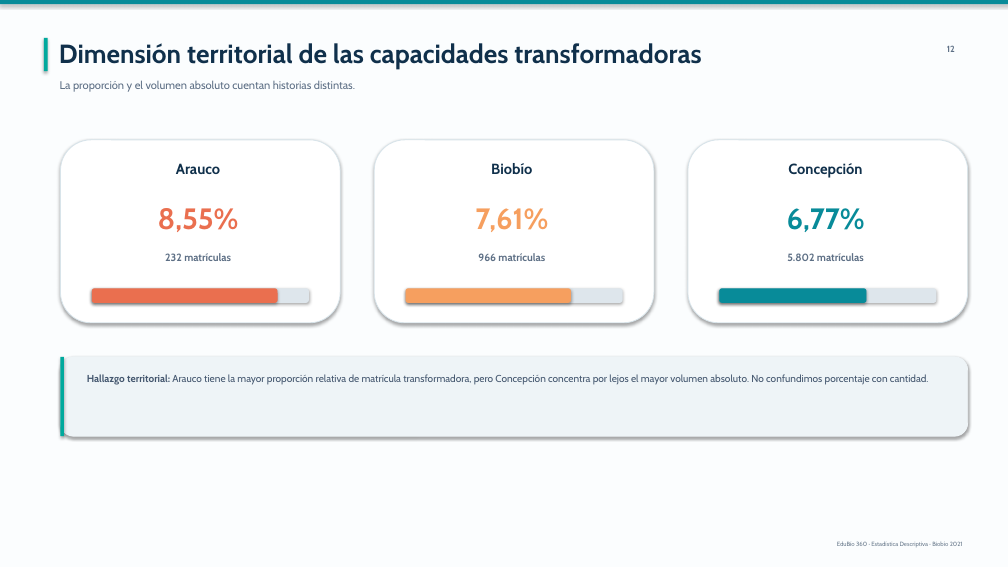
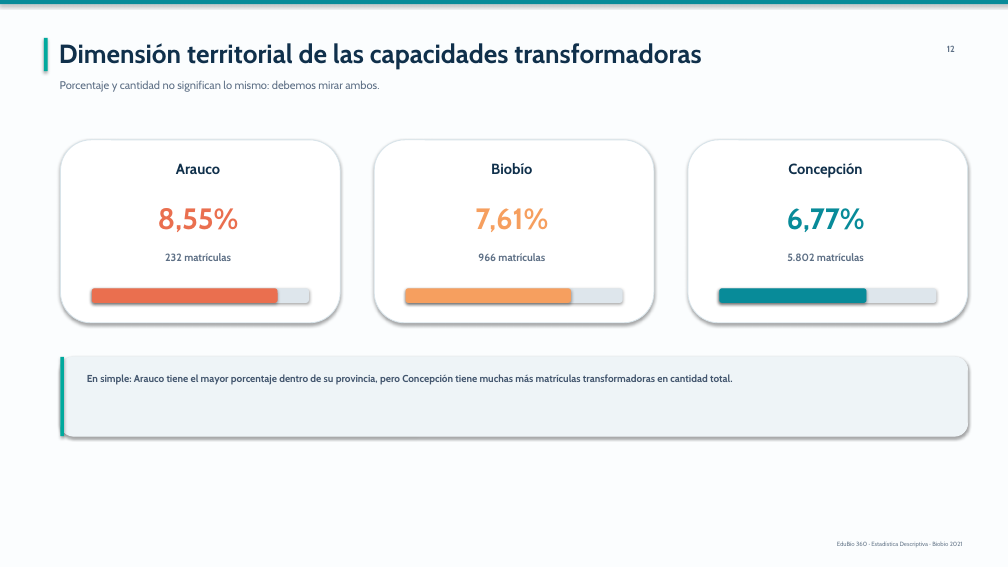
Before and after one commit to Nicricht/Estadistica.descriptiva, a slide deck: slide 12 of presentacion/Del_Acero_al_Algoritmo_Estilo_Profesor.pptx. Drawn at 1008x567 pixels with LibreOffice and Linux fonts; fonts in the diff are those of the drawing. Boxes give left, top, right and bottom in pixels: in the first picture for what was removed or moved away, otherwise in the second. Text is boxed around its words. In the diff, an @@ line names an element or a change of style, - is before the commit and + after.

```diff
--- a/presentacion/Del_Acero_al_Algoritmo_Estilo_Profesor.pptx
+++ b/presentacion/Del_Acero_al_Algoritmo_Estilo_Profesor.pptx
@@ text at <box>60,80,379,92</box>: text changed @@
-La proporción y el volumen absoluto cuentan historias distintas.
+Porcentaje y cantidad no significan lo mismo: debemos mirar ambos.
@@ text at <box>87,374,733,385</box>: text changed; bold on @@
-Hallazgo territorial: Arauco tiene la mayor proporción relativa de matrícula transformadora, pero Concepción concentra por lejos el mayor volumen absoluto. No confundimos porcentaje con cantidad.
+En simple: Arauco tiene el mayor porcentaje dentro de su provincia, pero Concepción tiene muchas más matrículas transformadoras en cantidad total.
```
Also in this commit, not shown: 15 other slides changed.
